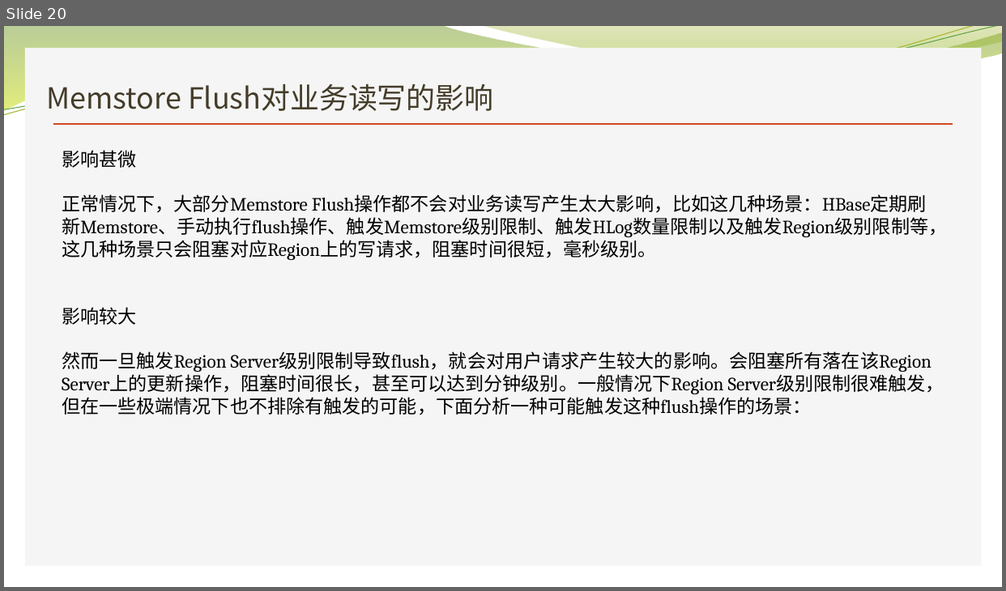
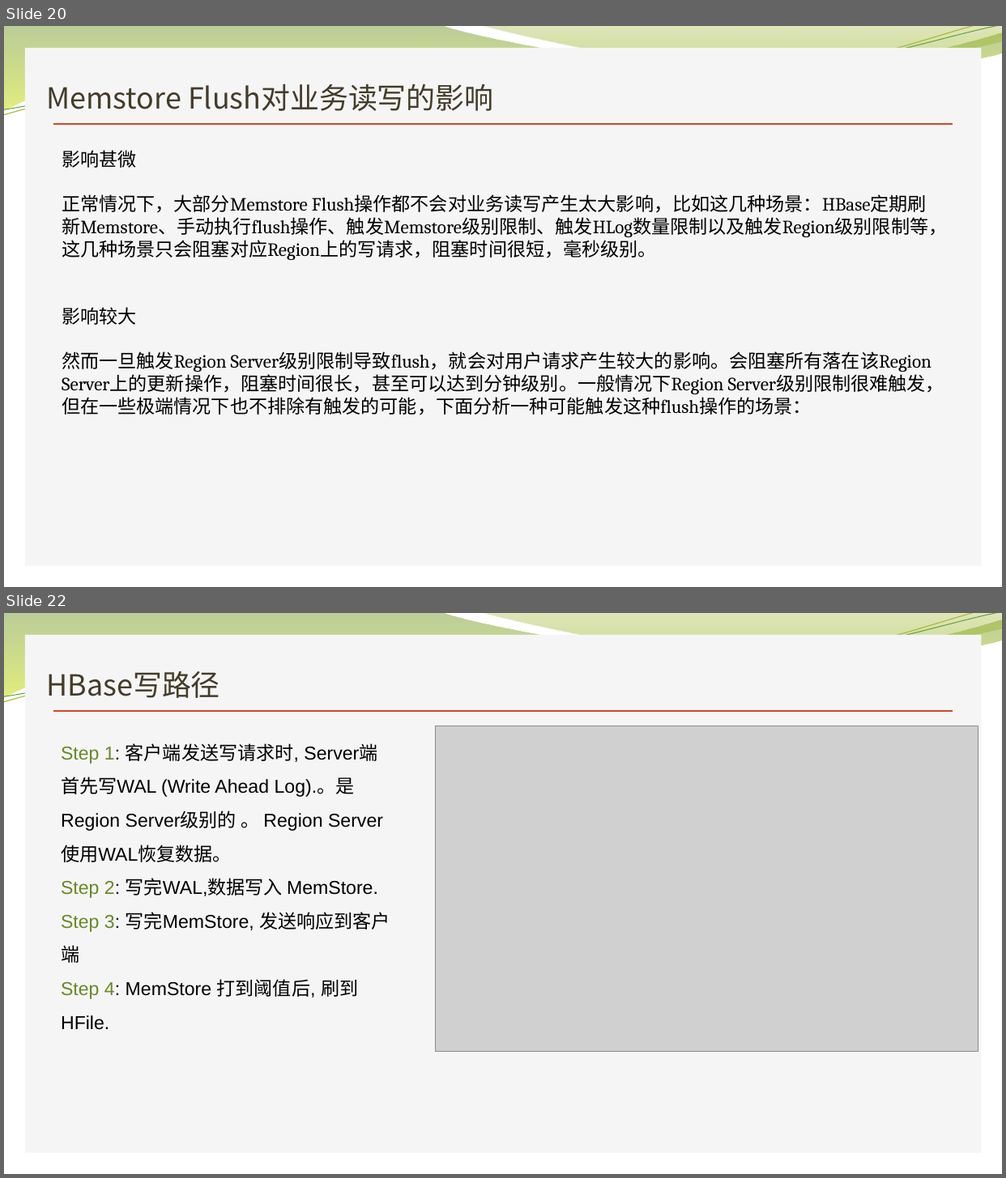
Before and after one commit to Zhangwusheng/Zhangwusheng.github.io, a slide deck: _posts/HBASE基本原理介绍副本2.pptx. Shown one above the other, each under a label of ours: slide 20 before the commit, slides 20 and 22 after it; the slides between them are not shown. The pictures are 1006x591 and 1006x1178 pixels, drawn with LibreOffice and Linux fonts; fonts in the diff are those of the drawing; grey boxes stand for pictures; background and template pictures are left out. Boxes give left, top, right and bottom in pixels: in the first picture for what was removed or moved away, otherwise in the second. Text is boxed around its words. In the diff, an @@ line names an element or a change of style, - is before the commit and + after.

```diff
--- a/_posts/HBASE基本原理介绍副本2.pptx
+++ b/_posts/HBASE基本原理介绍副本2.pptx
@@ slide 22 added at [4,613,1002,1174], background picture (left out); not listed: 6 template elements that a slide beside it also shows @@
@@ title added at [47,671,220,698], 28 pt, text #443C29 @@
+HBase写路径
@@ picture added at [435,726,978,1051] @@
@@ text added at [61,743,390,1030], 18 pt, text #000000 @@
+Step 1: 客户端发送写请求时, Server端首先写WAL (Write Ahead Log).。是Region Server级别的 。 Region Server 使用WAL恢复数据。
+Step 2: 写完WAL,数据写入 MemStore.
+Step 3: 写完MemStore, 发送响应到客户端
+Step 4: MemStore 打到阈值后, 刷到HFile.
```
Also in this commit, not shown: 6 slides changed, 5 other slides added, 2 slides removed, 1 other file.
